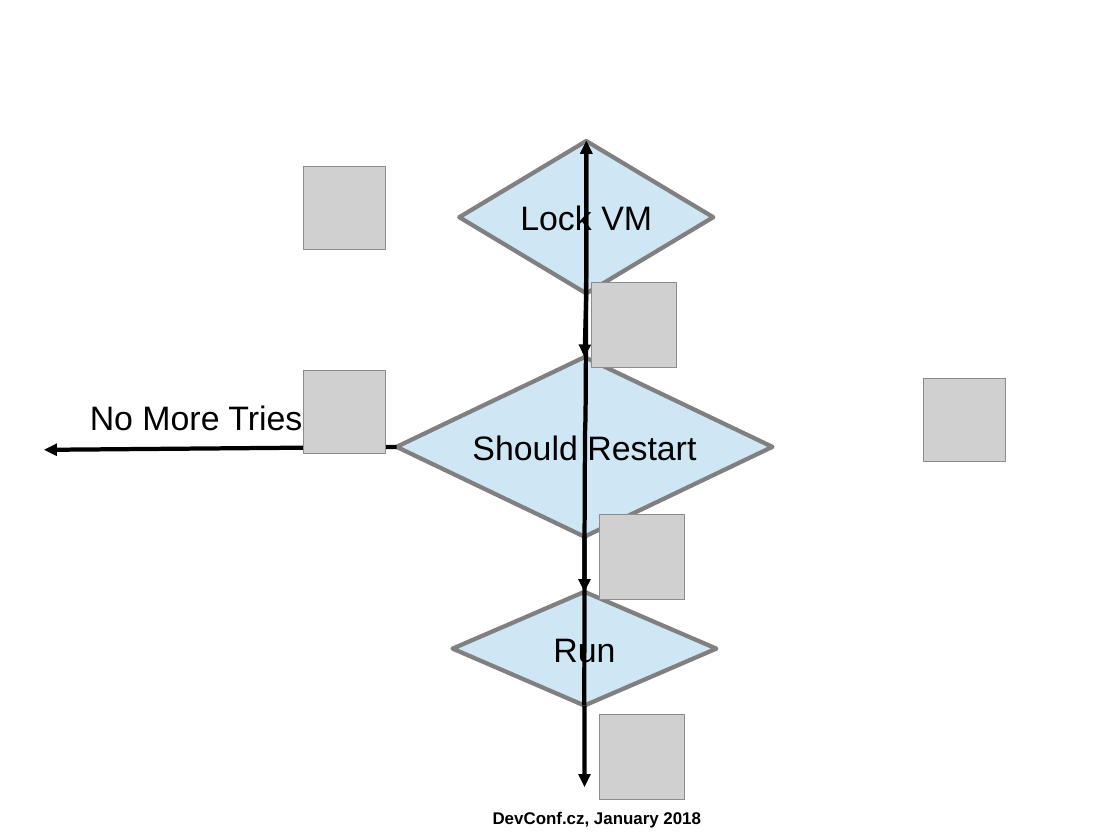
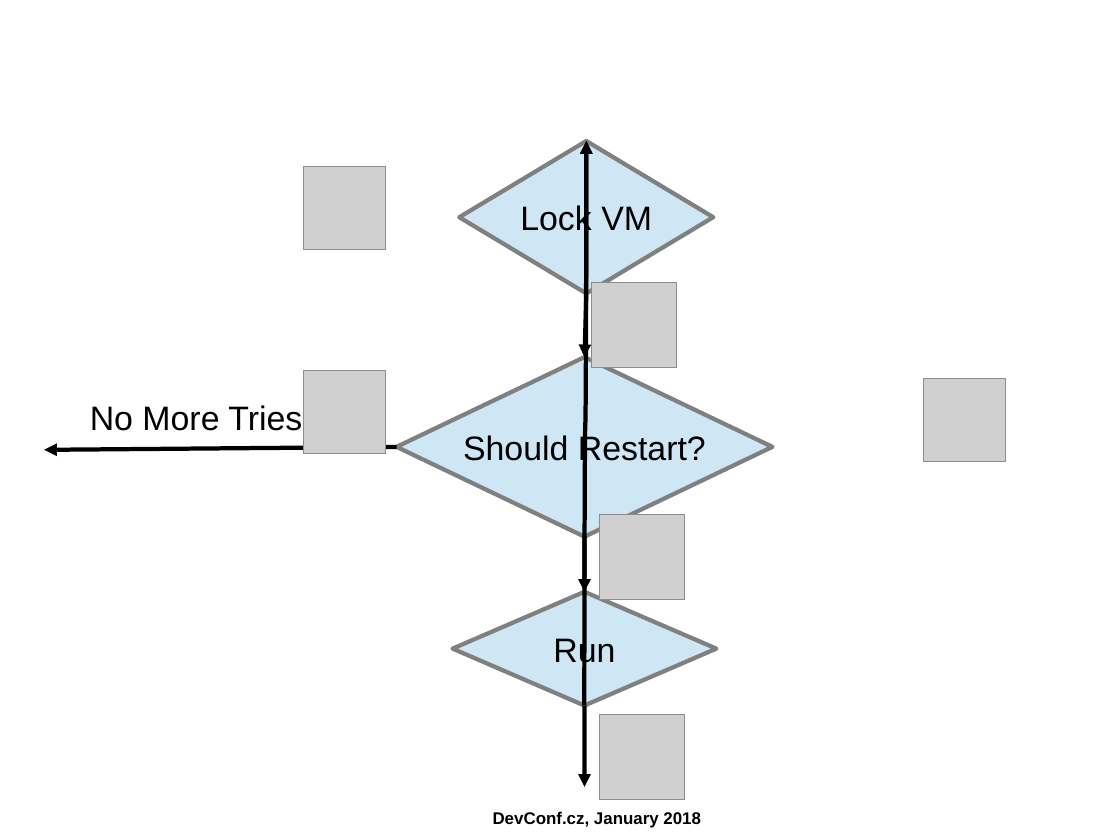
Before and after one commit to ahadas/ahadas.github.io, a slide deck: slide 17 of slides/high_availability_with_no_split_brains.odp. Drawn at 1120x840 pixels with LibreOffice and Linux fonts; fonts in the diff are those of the drawing; grey boxes stand for pictures; background and template pictures are left out. Boxes give left, top, right and bottom in pixels: in the first picture for what was removed or moved away, otherwise in the second. Text is boxed around its words. In the diff, an @@ line names an element or a change of style, - is before the commit and + after.

```diff
--- a/slides/high_availability_with_no_split_brains.odp
+++ b/slides/high_availability_with_no_split_brains.odp
@@ text in diamond at bbox=[463, 433, 706, 467]: text changed @@
-Should Restart
+Should Restart?
```
Also in this commit, not shown: 18 other slides changed, 1 other file.
